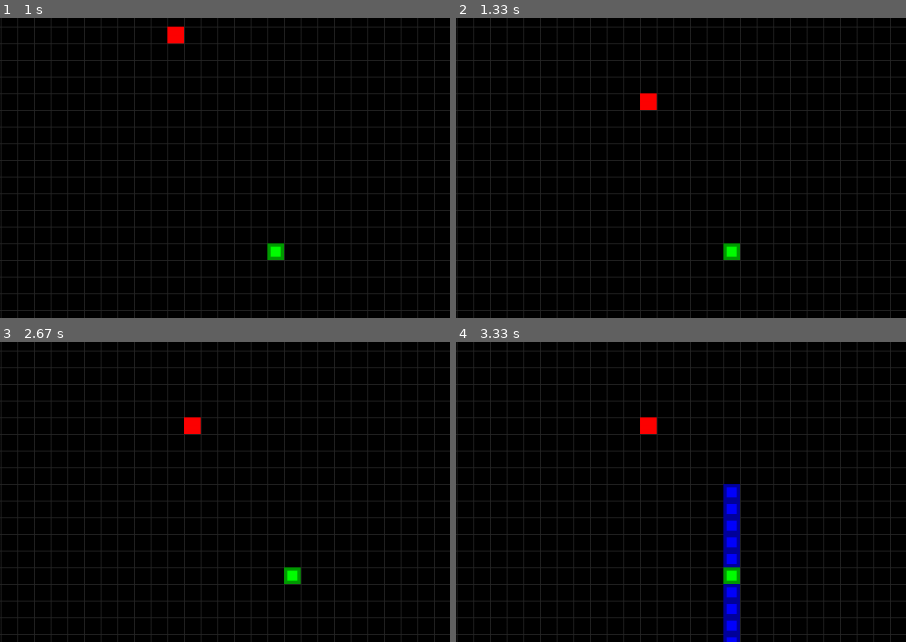
Above: before the commit, frames 1-4 (two rows, left to right).
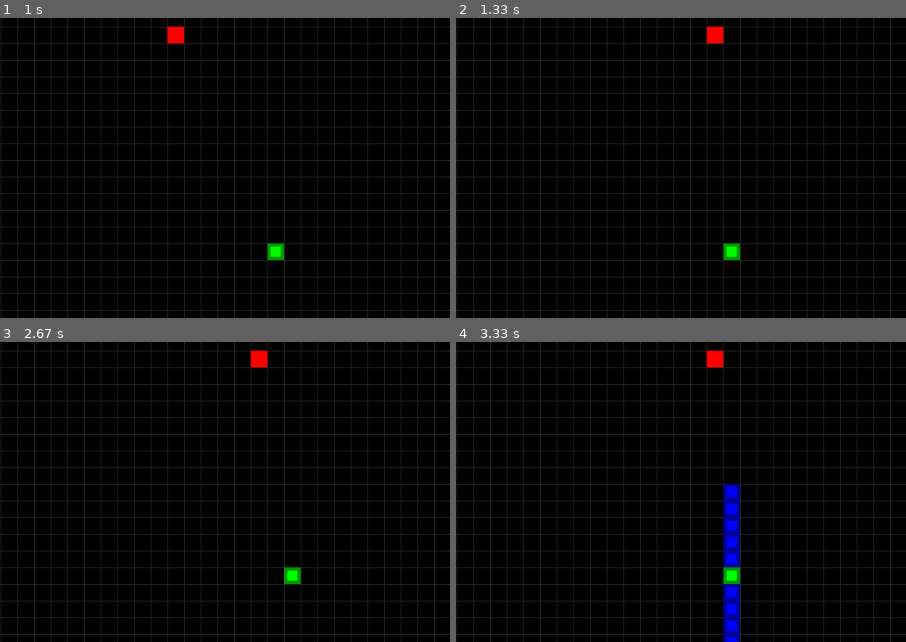
Above: after the commit, the same moments.

Repository: latived/ia2-p1
Game: pygame game, started from game.py
Two runs of this game, one before a commit and one after it. Both use one fixed random seed, a clock stepped at 60 frames per second and the inputs below.
Inputs:
- Up to frame 1 (1 s): tap Enter at 0.33 s; tap P at 0.67 s
- Up to frame 2 (1.33 s): no input
- Up to frame 3 (2.67 s): tap Enter at 2 s; hold Right from 2.33 s (still down)
- Up to frame 4 (3.33 s): release Right at 2.8 s; hold Left from 2.83 s (still down); tap V at 2.98 s
The pictures show only the part of the screen within x 2-52%, y 10-60%; the shares and areas given below are measured in that part.

Frame 1 is identical in both runs. In frame 2, 0.5% of the frame differs, in the area x 40-60%, y 2-31%; in frame 3, 0.5%; in frame 4, 0.5%.

Commit message:
Added code to remove monsters individuals from a initial population.

Diff:
--- a/ga.py
+++ b/ga.py
@@ -5,6 +5,8 @@
 """
 import random
 import config
+
+POPULATION_LIMT = 50
 
 def npcGaActions(dotPlayer, dotNpc):
     """
@@ -81,10 +83,10 @@
 
     # npcNewCoords is dict like Player position attribute
     npcNewCoords = findNewCoords(dotPlayer.position, dotNpc.position, dotNpc.movementPoints)
+
     # Here we need to transform npcNewCoords to a list of actions (moves, attack and/or turn over)
     # I think we will need to use python generator
     # But for now we don't. Just return a list with directions. A list as stack, remember. First moves at the top.
-
     dotDirectionList = transformCoordsToMoveDirections(dotNpc.position, npcNewCoords)
 
     return dotDirectionList
@@ -119,13 +121,33 @@
 
 
 def findNewCoords(dotPlayerCoords, dotNpcCoords, dotNpcMP):
+    population = []
+    for _ in range(POPULATION_LIMT):
+        x = random.randint(0, config.CELL_WIDTH - 1)
+        y = random.randint(0, config.CELL_HEIGHT - 1)
+        individual = {'x' : x, 'y': y}
+        population.append(individual)
 
-    # Testing...
-    x = random.randint(0, config.CELL_WIDTH - 1)
-    y = random.randint(0, config.CELL_HEIGHT - 1)
+    populationWithoutMonsters = removeMonstersIfAny(population, dotPlayerCoords, dotNpcCoords, dotNpcMP)
 
-    return {'x' : x, 'y': y}
+    #return population
+    # Last for test purposes
+    return population[-1]
 
+def removeMonstersIfAny(population, dotPlayerCoords, dotNpcCoords, dotNpcMP):
+    newPopulation = []
+    for individual in population:
+        ix = individual['x']
+        iy = individual['y']
+        npcx = dotNpcCoords['x']
+        npcy = dotNpcCoords['y']
+        px = dotPlayerCoords['x']
+        py = dotPlayerCoords['y']
+        monster = abs(ix - npcx) + abs(iy - npcy) <= dotNpcMP or (ix == px and iy == py)
+        if not monster:
+            newPopulation.append(individual)
+
+    return newPopulation
 
 def isAttackPossible(dotPlayer, dotNpc):
     nx = dotNpc.position['x']
